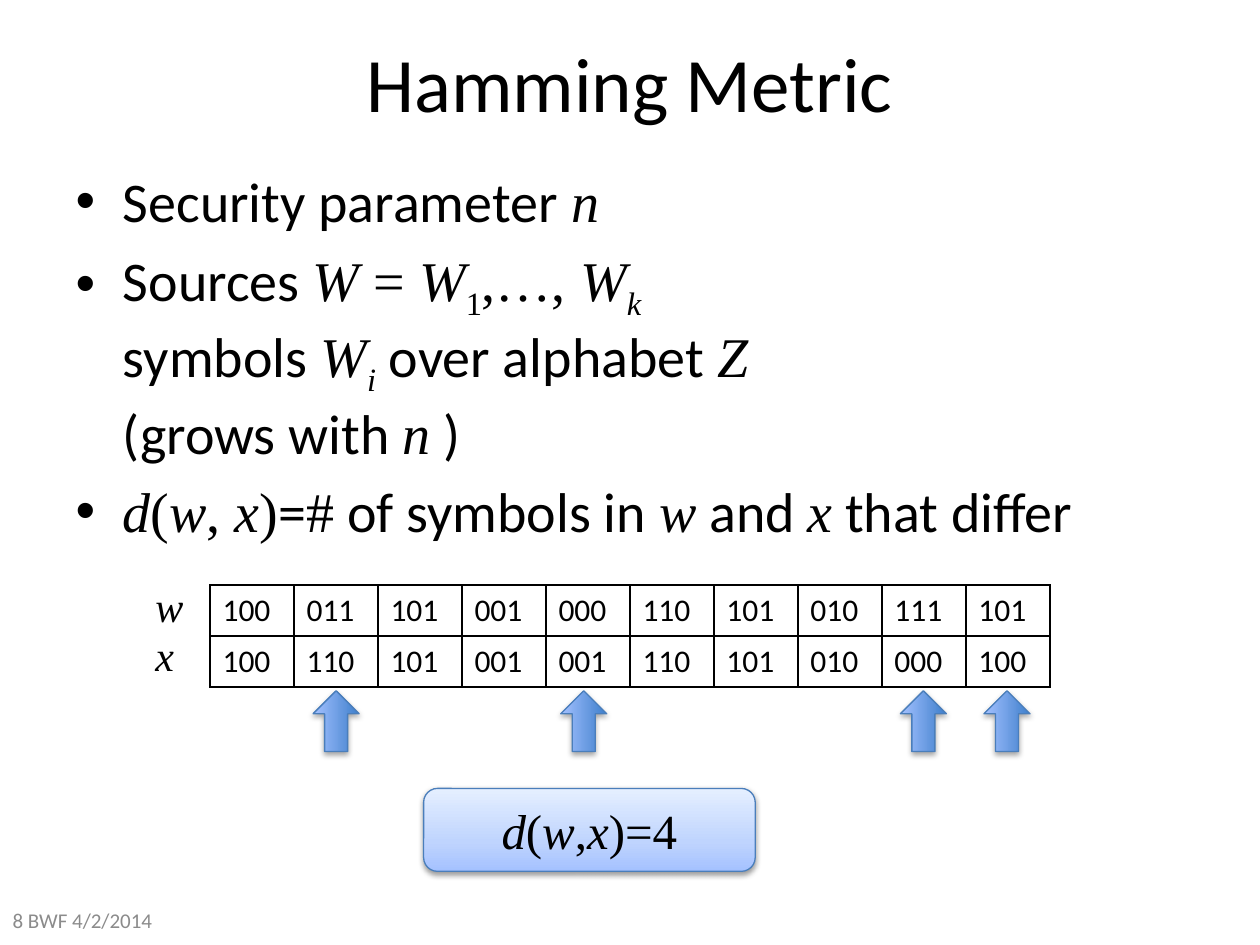
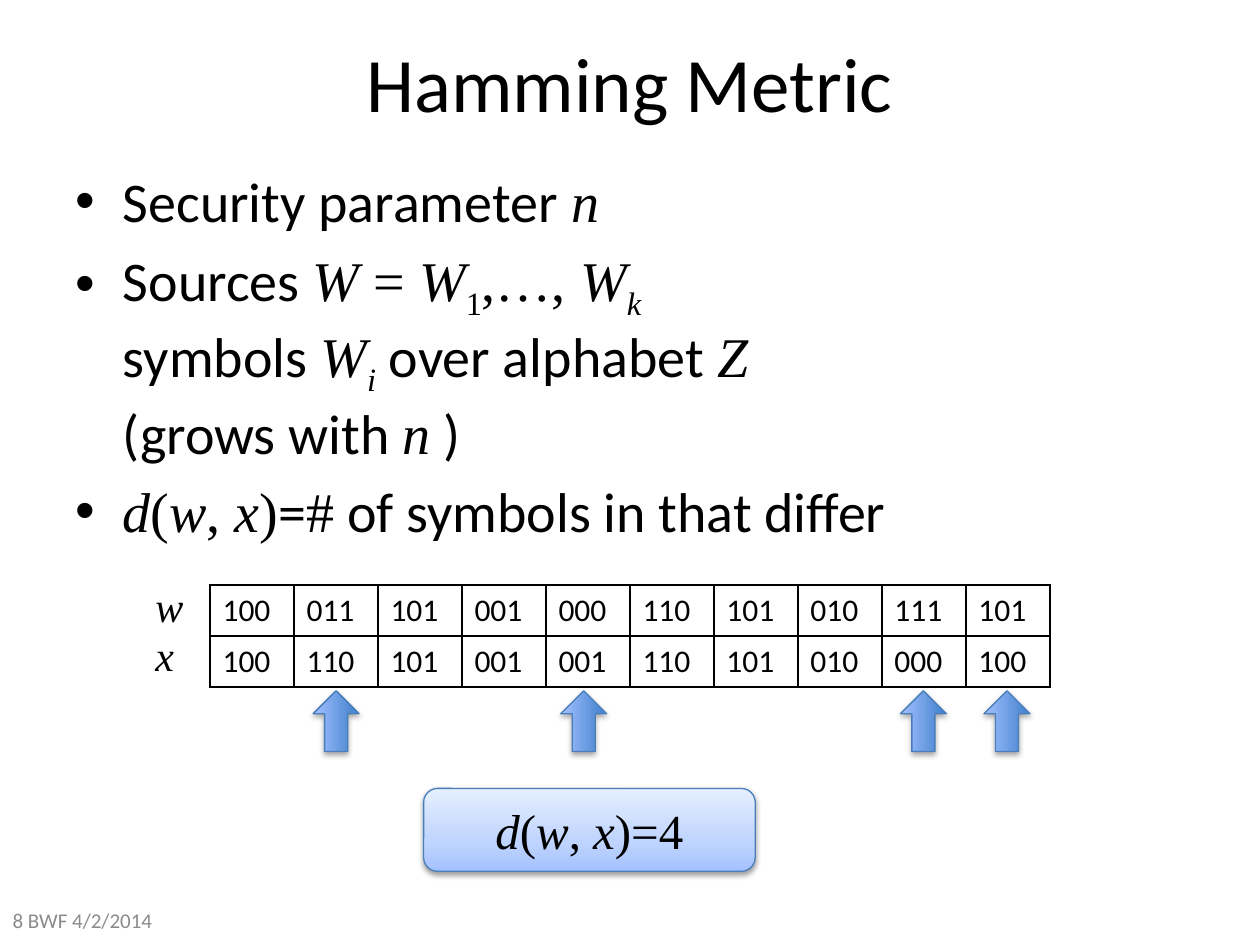
Before and after one commit to xianruimeng/comp-fuzzy-ext, a slide deck: slide 8 of constantRate/KeyDerivationWithNegativeUsable.pptx. Drawn at 1260x945 pixels with LibreOffice and Linux fonts; fonts in the diff are those of the drawing. Boxes give left, top, right and bottom in pixels: in the first picture for what was removed or moved away, otherwise in the second. Text is boxed around its words. In the diff, an @@ line names an element or a change of style, - is before the commit and + after.

```diff
--- a/constantRate/KeyDerivationWithNegativeUsable.pptx
+++ b/constantRate/KeyDerivationWithNegativeUsable.pptx
@@ text at (x1=123, y1=493, x2=885, y2=543): text changed @@
-• d(w, x)=# of symbols in w and x that differ
+• d(w, x)=# of symbols in that differ
@@ text in rounded rectangle at (x1=495, y1=815, x2=683, y2=859): spaces changed @@
-d(w,x)=4
+d(w, x)=4
```
Also in this commit, not shown: 19 other slides changed, 3 slides added.
